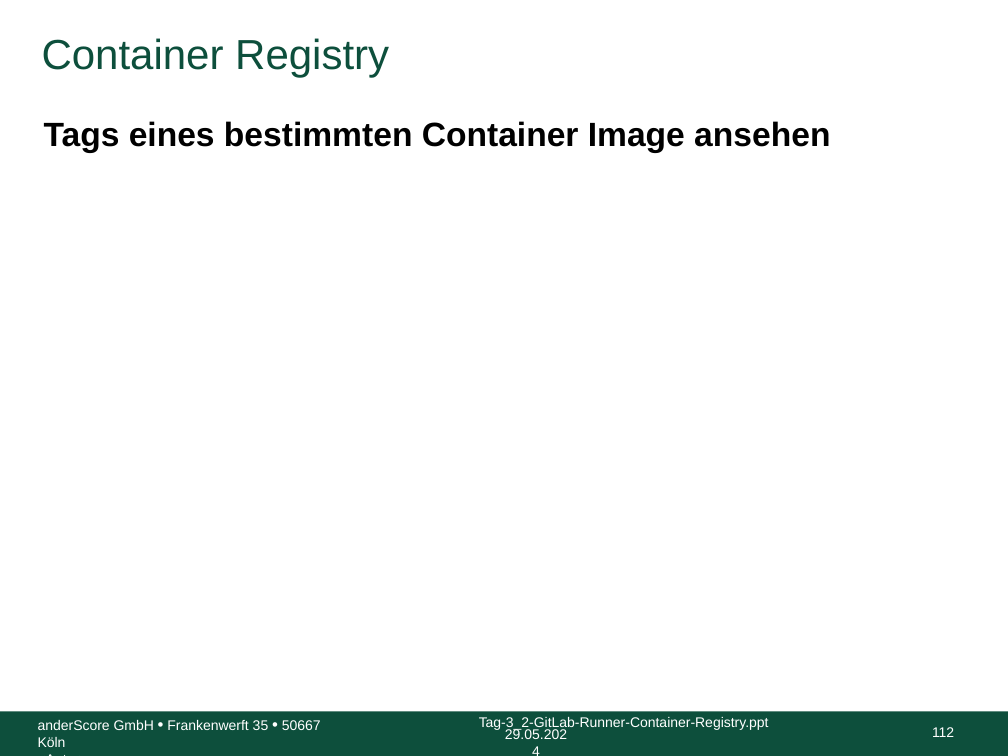
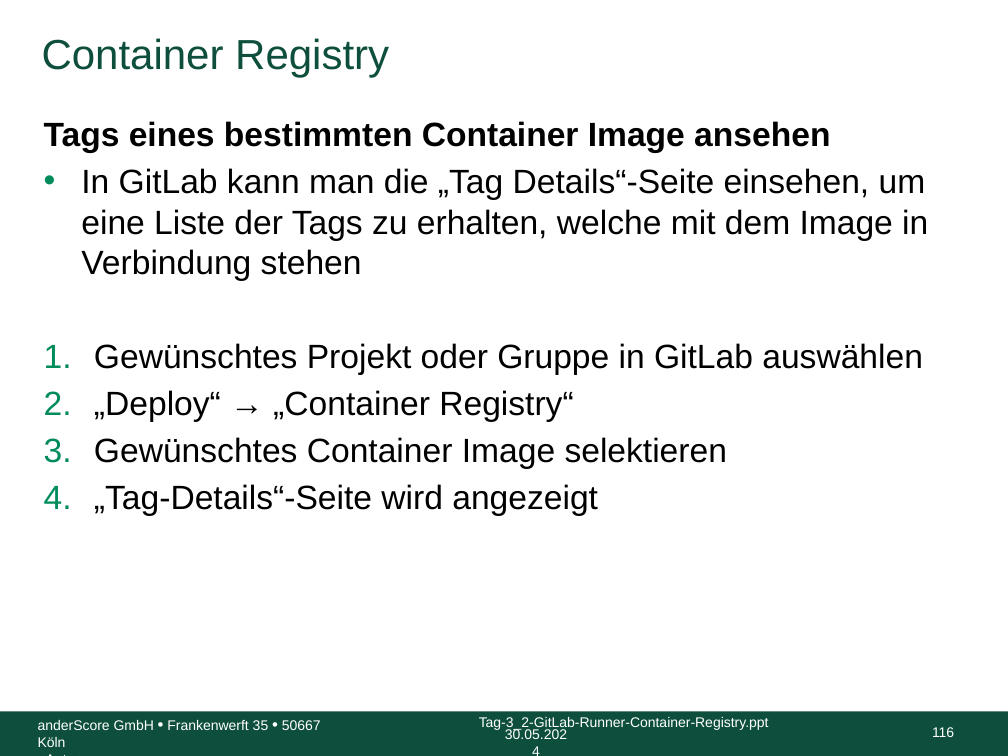
Before and after one commit to anderscore-gmbh/gitlab, a slide deck: slide 116 of slides/Tag-3_2-GitLab-Runner-Container-Registry.pptx (slide 112 before the commit). Drawn at 1008x756 pixels with LibreOffice and Linux fonts; fonts in the diff are those of the drawing; background and template pictures are left out. Boxes give left, top, right and bottom in pixels: in the first picture for what was removed or moved away, otherwise in the second. Text is boxed around its words. In the diff, an @@ line names an element or a change of style, - is before the commit and + after.

Commit message:
Tag-3_2: Container Registry, Dockerfile, ci pipeline (gitlab-ci), usw. hinzugefügt.

```diff
--- a/slides/Tag-3_2-GitLab-Runner-Container-Registry.pptx
+++ b/slides/Tag-3_2-GitLab-Runner-Container-Registry.pptx
@@ text at box(81, 168, 928, 516): paragraphs added @@
+• In GitLab kann man die „Tag Details“-Seite einsehen, um eine Liste der Tags zu erhalten, welche mit dem Image in Verbindung stehen
+1. Gewünschtes Projekt oder Gruppe in GitLab auswählen
+2. „Deploy“ → „Container Registry“
+3. Gewünschtes Container Image selektieren
+4. „Tag-Details“-Seite wird angezeigt
@@ text at box(505, 729, 567, 739): text changed @@
-29.05.2024
+30.05.2024
@@ page number at box(932, 727, 954, 737): text changed @@
-112
+116
```
Also in this commit, not shown: 121 other slides changed, 6 slides added, 6 other files.
